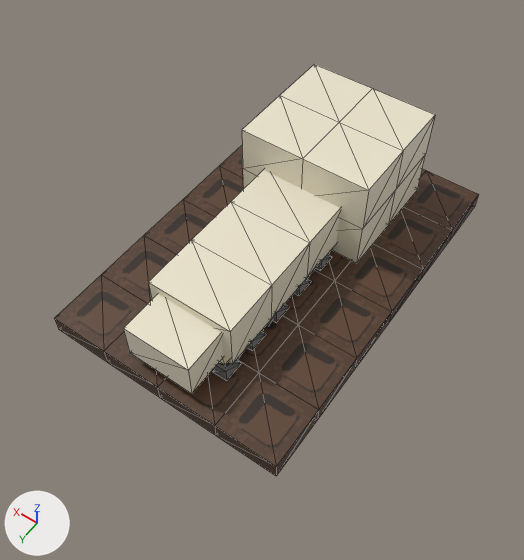
Before and after pictures for a commit that changed the glTF model models/Zones/03_Swamp/GatorSkull/GatorSkull.glb.
Both versions are drawn from a 50 mm lens placed at (-4.09, 6.24, 8.17), pointed at (-0.14, 0.72, -0.52). The axes (+X, +Y, +Z) are drawn at lower left. The lights are the same throughout. The older version comes first. Mesh edges are drawn as thin lines. Vertices at exactly the same position are counted once.

The first picture shows 'GatorSkull'.
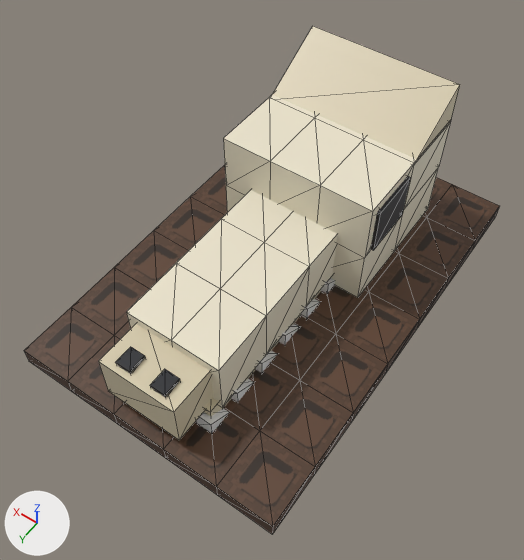
What differs and where, as boxes (x1, y1, x2, y2) in the pictures (524 x 560 px; the box of a moved part takes in the faces that stretch with it):
'GatorSkull', reshaped (12% wider, 23% taller): before (54, 64, 479, 476); after (24, 26, 499, 534)
part 1 of me_gatorskull, added (beige): after (99, 324, 213, 440)
part 2 of me_gatorskull, added: after (116, 347, 145, 374)
part 3 of me_gatorskull, moved or reshaped (not visible afterwards): before (212, 360, 241, 381)
part 4 of me_gatorskull, added: after (370, 176, 411, 250)
part 5 of me_gatorskull, added: after (150, 369, 180, 397)
part 6 of me_gatorskull, moved or reshaped: before (316, 254, 332, 271); after (321, 278, 335, 294)
part 7 of me_gatorskull, moved or reshaped: before (295, 279, 311, 296); after (301, 299, 320, 319)
part 8 of me_gatorskull, moved or reshaped: before (272, 305, 289, 322); after (279, 324, 299, 345)
part 9 of me_gatorskull, moved or reshaped: before (248, 332, 266, 350); after (256, 351, 277, 373)
part 10 of me_gatorskull, added (mostly hidden): after (231, 379, 254, 402)
part 11 of me_gatorskull, added: after (196, 408, 229, 433)
part 12 of me_gatorskull, rebuilt: before (242, 64, 435, 263); after (223, 95, 451, 297)
part 13 of me_gatorskull, rebuilt (mostly hidden before): before (219, 248, 333, 367); after (127, 190, 337, 407)
part 14 of me_gatorskull, added (brown): after (24, 165, 499, 534)
part 15 of me_gatorskull, added (mostly hidden): after (204, 290, 321, 417)
part 16 of me_gatorskull, deleted: before (148, 170, 341, 364)
part 17 of me_gatorskull, deleted: before (123, 294, 223, 393)
part 18 of me_gatorskull, cut back: before (54, 146, 479, 476); after (272, 26, 460, 162)

Patch to the scene script:
```diff
--- a/models/Zones/03_Swamp/GatorSkull/GatorSkull.glb.py
+++ b/models/Zones/03_Swamp/GatorSkull/GatorSkull.glb.py
@@ me_gatorskull @@
-me_gatorskull.from_pydata(...)  # 216 vertices, 364 faces; spans x -2.0..2.0, y -3.0..3.0, z -0.95..0.95
+me_gatorskull.from_pydata(...)  # 302 vertices, 516 faces; spans x -2.3..2.3, y -3.5..3.5, z -1.47..1.47
+# me_gatorskull part 1: a new loose piece, a box spanning x -0.65..0.65, y 2.45..3.35, z -0.92..-0.12, in mat_gatorskull_mat (picture img_gatorskull_texture)
+# me_gatorskull part 2: a new loose piece, a box spanning x 0.175..0.425, y 2.95..3.25, z -0.165..-0.065, in mat_gatorskull_mat (picture img_gatorskull_texture)
+# me_gatorskull part 3: the loose piece of 6 vertices spanning x -0.72..-0.47, y 2.03..2.38, z -0.63..-0.38 is scaled about its middle by (1.12, 1.29, 1.2), then moved by (1.32, 0.5, -0.55)
+# me_gatorskull part 4: a new loose piece, a box spanning x -1.35..-0.65, y -1.35..-0.45, z -0.12..0.68, in mat_gatorskull_mat (picture img_gatorskull_texture)
+# me_gatorskull part 5: a new loose piece, a box spanning x -0.425..-0.175, y 2.95..3.25, z -0.165..-0.065, in mat_gatorskull_mat (picture img_gatorskull_texture)
+# me_gatorskull part 6: the loose piece of 6 vertices spanning x -0.73..-0.47, y -0.37..-0.02, z -0.63..-0.38 is scaled about its middle by (1.12, 1.29, 1.2), then moved by (-0.12, -0.1, -0.55)
+# me_gatorskull part 7: the loose piece of 6 vertices spanning x -0.72..-0.47, y 0.23..0.57, z -0.63..-0.38 is scaled about its middle by (1.12, 1.29, 1.2), then moved by (-0.12, -0.1, -0.55)
+# me_gatorskull part 8: the loose piece of 6 vertices spanning x -0.72..-0.47, y 0.83..1.17, z -0.63..-0.38 is scaled about its middle by (1.12, 1.29, 1.2), then moved by (-0.12, -0.1, -0.55)
+# me_gatorskull part 9: the loose piece of 6 vertices spanning x -0.72..-0.47, y 1.42..1.77, z -0.63..-0.38 is scaled about its middle by (1.12, 1.29, 1.2), then moved by (-0.12, -0.1, -0.55)
+# me_gatorskull part 10: the loose piece of 6 vertices spanning x -0.72..-0.47, y 2.03..2.38, z -0.63..-0.38 is copied, and the copy is scaled about its middle by (1.12, 1.29, 1.2), then moved by (-0.12, -0.1, -0.55); it spans x -0.86..-0.58, y 1.88..2.32, z -1.2..-0.9
+# me_gatorskull part 11: the loose piece of 6 vertices spanning x -0.72..-0.47, y 2.03..2.38, z -0.63..-0.38 is copied, and the copy is scaled about its middle by (1.12, 1.29, 1.2), then moved by (-0.12, 0.5, -0.55); it spans x -0.86..-0.58, y 2.48..2.93, z -1.2..-0.9
+# me_gatorskull part 12: the loose piece of 26 vertices spanning x -1.1..1.1, y -2.5..-0.5, z -0.65..0.95 is rebuilt with 34 vertices and now spans x -1.3..1.3, y -2.7..-0.3, z -1.17..0.83
+# me_gatorskull part 13: the loose piece of 20 vertices spanning x -0.65..0.65, y -1.3..2.3, z -0.73..-0.38 is rebuilt with 24 vertices and now spans x -0.8..0.8, y -0.6..2.6, z -0.97..0.03
+# me_gatorskull part 14: a new loose piece of 96 vertices spanning x -2.3..2.3, y -3.5..3.5, z -1.47..-1.17, in mat_gatorskull_mat (picture img_gatorskull_texture)
+# me_gatorskull part 15: a new loose piece of 30 vertices spanning x -0.75..0.75, y -1.4..2.8, z -1.25..-0.85, in mat_gatorskull_mat (picture img_gatorskull_texture)
+# me_gatorskull part 16: the loose piece of 16 vertices spanning x -0.7..0.7, y -0.6..2.2, z -0.45..0.35 is deleted
+# me_gatorskull part 17: the loose piece of 8 vertices spanning x -0.55..0.55, y 2.1..2.9, z -0.4..0.2 is deleted
+# me_gatorskull part 18: 70 vertices removed from x -2.0..2.0, y -3.0..3.0, z -0.95..-0.65; 6 vertices added at x -1.3..1.3, y -2.7..-1.5, z 0.78..1.47
+# other edits to the shape of me_gatorskull do not show in these pictures
 me_gatorskull.materials.append(mat_gatorskull_mat)
```
